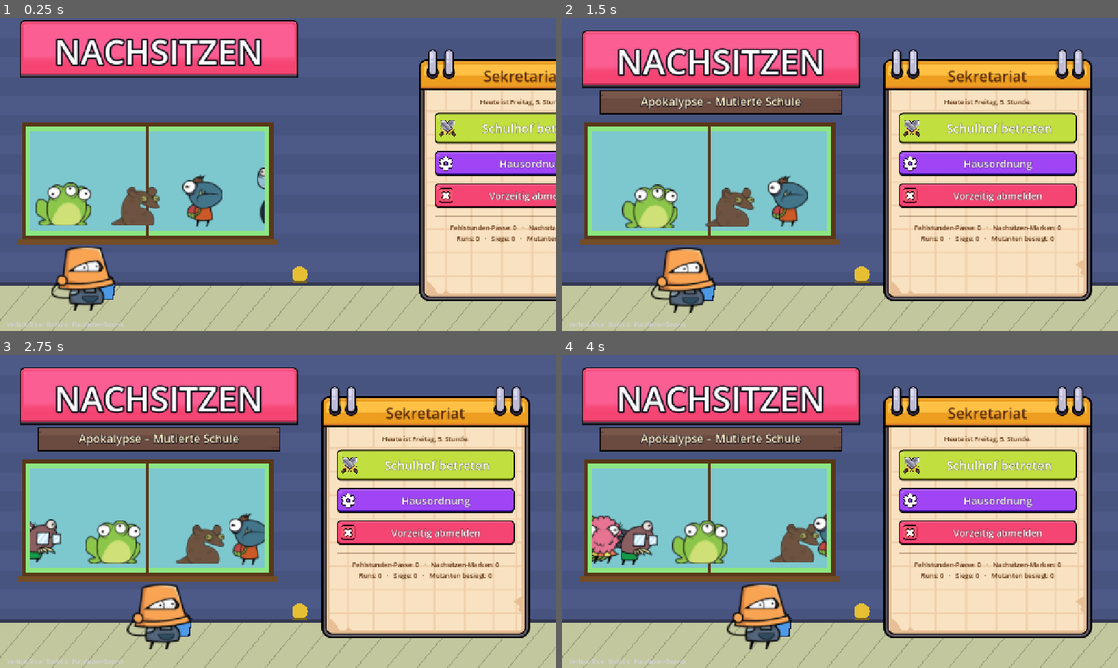
Above: before the commit, frames 1-4 (two rows, left to right).
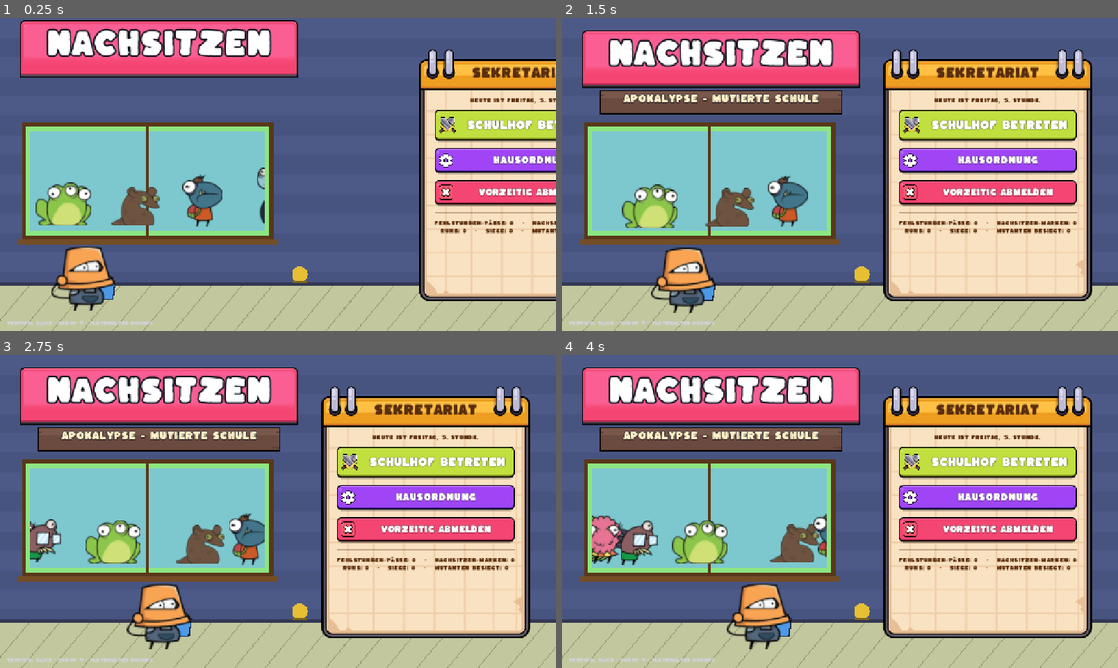
Above: after the commit, the same moments.

Repository: miles2019/Detention-Apocalypse
Game: Godot game, scene res://scenes/main.tscn
Same seed, same stepped clock (60 frames per second), same inputs: the game is played once before the commit and once after it.
Inputs (mouse positions are in pixels of both pictures, inside the frame that each line leads up to):
- Up to frame 1 (0.25 s): no input
- Up to frame 2 (1.5 s): tap Enter at 0.5 s; move the mouse to (962, 158) at 0.52 s; hold D (move_right) 0.53-1.25 s; tap Space (dash) at 0.6 s; click (962, 158) at 0.67 s; click "Zur Kenntnis genommen" at 1.25 s
- Up to frame 3 (2.75 s): drag from (166, 527) to (250, 574) at 2.02 s
- Up to frame 4 (4 s): move the mouse to (895, 442) at 2.77 s; hold D (move_right) 2.78-3.5 s; tap Shift at 2.85 s; drag from (812, 574) to (673, 464) at 3.52 s

The runs differ from the first frame. In frame 1, 9.9% of the frame differs, in the area x 1-100%, y 3-99%; in frame 2, 13%, in the area x 1-93%, y 6-99%; in frame 3, 13%; in frame 4, 13%.

Commit message:
Kaph-Schrift überall, Kamera weiter herausgezoomt
Co-Authored-By: Claude Sonnet 5.5 <noreply@anthropic.com>

Diff:
--- a/effects/floating_text.gd
+++ b/effects/floating_text.gd
@@ -10,7 +10,7 @@
 	var stage: Stage3D = Game.arena.stage
 	var f := FloatingText.new()
 	f.text = text
-	f.font_size = size * 3
+	f.font_size = int(size * 2.6)
 	f.pixel_size = 0.0034
 	f.billboard = BaseMaterial3D.BILLBOARD_ENABLED
 	f.no_depth_test = true
--- a/project.godot
+++ b/project.godot
@@ -46,3 +46,7 @@
 renderer/rendering_method="gl_compatibility"
 renderer/rendering_method.mobile="gl_compatibility"
 anti_aliasing/quality/msaa_3d=2
+
+[gui]
+
+theme/custom_font="res://assets/fonts/Kaph-Regular.ttf"
--- a/scripts/arena.gd
+++ b/scripts/arena.gd
@@ -72,9 +72,9 @@
 	entities.add_child(player)
 	camera = stage.camera
 	if hub_mode:
-		camera.base_zoom = 0.74
-		camera.clamp_min = Vector2(700, 440)
-		camera.clamp_max = Vector2(900, 640)
+		camera.base_zoom = 0.95
+		camera.clamp_min = Vector2(760, 470)
+		camera.clamp_max = Vector2(840, 600)
 	camera.target = player
 	camera.snap()
 	director = WaveDirector.new()
--- a/scripts/main.gd
+++ b/scripts/main.gd
@@ -26,6 +26,8 @@
 func _ready() -> void:
 	process_mode = Node.PROCESS_MODE_ALWAYS
 	get_tree().root.content_scale_factor = Game.settings.get("ui_scale", 1.0)
+	var kaph: Font = load("res://assets/fonts/Kaph-Regular.ttf")
+	ThemeDB.fallback_font = kaph
 	get_tree().root.theme = UIKit.make_theme()
 	world = Node.new()
 	world.process_mode = Node.PROCESS_MODE_PAUSABLE
--- a/scripts/stage_camera.gd
+++ b/scripts/stage_camera.gd
@@ -3,14 +3,14 @@
 ## Schräg von oben blickende Folgekamera (feste Neigung), mit Shake/Zoom-Pop aus dem Juice-Service.
 ## API-kompatibel zur früheren 2D-Kamera: target, focus, base_zoom, snap().
 
-const BASE_DIST := 8.8
+const BASE_DIST := 12.0
 
 var target: Node2D
 var focus = null
 var base_zoom := 1.0
 var roll := 0.0
-var clamp_min := Vector2(520.0, 330.0)
-var clamp_max := Vector2(1080.0, 700.0)
+var clamp_min := Vector2(640.0, 400.0)
+var clamp_max := Vector2(960.0, 640.0)
 var _pos := Vector2(800, 600)
 var _lead := Vector2.ZERO
 
--- a/scripts/station.gd
+++ b/scripts/station.gd
@@ -35,7 +35,7 @@
 		"photo": _build_lockers(stage)
 	_label = Label3D.new()
 	_label.text = title
-	_label.font_size = 56
+	_label.font_size = 46
 	_label.pixel_size = 0.0036
 	_label.billboard = BaseMaterial3D.BILLBOARD_ENABLED
 	_label.no_depth_test = true
@@ -150,5 +150,5 @@
 	if _near:
 		var pr := Rect2(sp.x - 150, sp.y + 14, 300, 54)
 		c.draw_style_box(UIKit.box(Color(0.1, 0.1, 0.16, 0.92), accent, 3, 10, 4), pr)
-		c.draw_string(f, pr.position + Vector2(14, 24), "[E]  " + title, HORIZONTAL_ALIGNMENT_LEFT, 280, 18, Color.WHITE)
-		c.draw_string(f, pr.position + Vector2(14, 44), hint, HORIZONTAL_ALIGNMENT_LEFT, 280, 13, Color(0.8, 0.85, 0.95))
+		c.draw_string(f, pr.position + Vector2(14, 24), "[E]  " + title, HORIZONTAL_ALIGNMENT_LEFT, 280, 16, Color.WHITE)
+		c.draw_string(f, pr.position + Vector2(14, 44), hint, HORIZONTAL_ALIGNMENT_LEFT, 280, 11, Color(0.8, 0.85, 0.95))
--- /dev/null
+++ b/tools/font_check.gd
@@ -0,0 +1,9 @@
+extends SceneTree
+func _init() -> void:
+	var f: FontFile = load("res://assets/fonts/Kaph-Regular.ttf")
+	var missing := ""
+	for ch in "ÄÖÜäöüß§%·–…—„“!?:;/()+-=*#0123456789abcXYZ€&@":
+		if not f.has_char(ch.unicode_at(0)):
+			missing += ch
+	print("FEHLENDE ZEICHEN: [", missing, "]")
+	quit()
--- a/ui/hub_hud.gd
+++ b/ui/hub_hud.gd
@@ -21,6 +21,7 @@
 
 func _txt(pos: Vector2, text: String, size: int, color: Color = Color.WHITE) -> void:
 	var f := ThemeDB.fallback_font
+	size = int(size * 0.84)
 	_c.draw_string_outline(f, pos, text, HORIZONTAL_ALIGNMENT_LEFT, -1, size, maxi(3, size / 5), Color(0.05, 0.05, 0.1))
 	_c.draw_string(f, pos, text, HORIZONTAL_ALIGNMENT_LEFT, -1, size, color)
 
--- a/ui/hud.gd
+++ b/ui/hud.gd
@@ -188,6 +188,7 @@
 
 func _txt(pos: Vector2, text: String, size: int, color: Color = Color.WHITE, align: int = HORIZONTAL_ALIGNMENT_LEFT, width: float = -1.0) -> void:
 	var f := ThemeDB.fallback_font
+	size = int(size * 0.84)
 	_c.draw_string_outline(f, pos, text, align as HorizontalAlignment, width, size, maxi(3, size / 5), Color(0.05, 0.05, 0.1))
 	_c.draw_string(f, pos, text, align as HorizontalAlignment, width, size, color)
 
--- a/ui/ui_kit.gd
+++ b/ui/ui_kit.gd
@@ -11,6 +11,7 @@
 const NAVY := Color("22305c")
 const GOLD := Color("f2c230")
 const GREEN := Color("2e9e4f")
+const FS := 0.84   # Kaph ist breiter als die Standardschrift
 const SCALED := "res://assets/ui/scaled/%s.png"
 const ICON := "res://assets/ui/Icons/%s.png"
 
@@ -89,7 +90,7 @@
 static func label(text: String, size: int = 18, color: Color = INK, align: int = HORIZONTAL_ALIGNMENT_LEFT, outline: bool = false) -> Label:
 	var l := Label.new()
 	l.text = text
-	l.add_theme_font_size_override("font_size", size)
+	l.add_theme_font_size_override("font_size", int(size * FS))
 	l.add_theme_color_override("font_color", color)
 	l.horizontal_alignment = align as HorizontalAlignment
 	l.mouse_filter = Control.MOUSE_FILTER_IGNORE
@@ -113,7 +114,7 @@
 	var b := Button.new()
 	b.text = text
 	b.custom_minimum_size = min_size
-	b.add_theme_font_size_override("font_size", font_size)
+	b.add_theme_font_size_override("font_size", int(font_size * FS))
 	var v := variant_for(accent)
 	var dark := v in ["red", "blue", "purple", "black", "green"]
 	var fc := Color.WHITE if dark else INK
@@ -228,6 +229,8 @@
 ## Zentrales Theme (Buttons, Panels, Label-Farben, Slider). Wird in Main als Root-Theme gesetzt.
 static func make_theme() -> Theme:
 	var t := Theme.new()
+	t.default_font = load("res://assets/fonts/Kaph-Regular.ttf")
+	t.default_font_size = 17
 	t.set_stylebox("normal", "Button", sbox("btn_cream", 8))
 	t.set_stylebox("hover", "Button", sbox_new("btn_yellow", 8))
 	t.set_stylebox("pressed", "Button", sbox_new("btn_cream", 8, Color(0.82, 0.82, 0.82)))
@@ -237,11 +240,11 @@
 	t.set_color("font_hover_color", "Button", INK)
 	t.set_color("font_pressed_color", "Button", INK)
 	t.set_color("font_disabled_color", "Button", Color(0.7, 0.7, 0.72))
-	t.set_font_size("font_size", "Button", 22)
+	t.set_font_size("font_size", "Button", 18)
 	t.set_stylebox("panel", "PanelContainer", sbox("container_cream", 14))
 	t.set_stylebox("panel", "Panel", sbox("container_cream", 14))
 	t.set_color("font_color", "Label", INK)
-	t.set_font_size("font_size", "Label", 18)
+	t.set_font_size("font_size", "Label", 15)
 	t.set_stylebox("slider", "HSlider", sbox("bar_back", 4))
 	t.set_stylebox("grabber_area", "HSlider", sbox("bar_green", 4))
 	t.set_stylebox("grabber_area_highlight", "HSlider", sbox("bar_green", 4))
Binary file added: assets/fonts/Kaph-Italic.ttf
Not shown, added: assets/fonts/Kaph-Italic.ttf.import
Not shown, added: assets/fonts/Kaph-License.txt
Binary file added: assets/fonts/Kaph-Regular.ttf
Not shown, added: assets/fonts/Kaph-Regular.ttf.import
Not shown, added: tools/font_check.gd.uid
